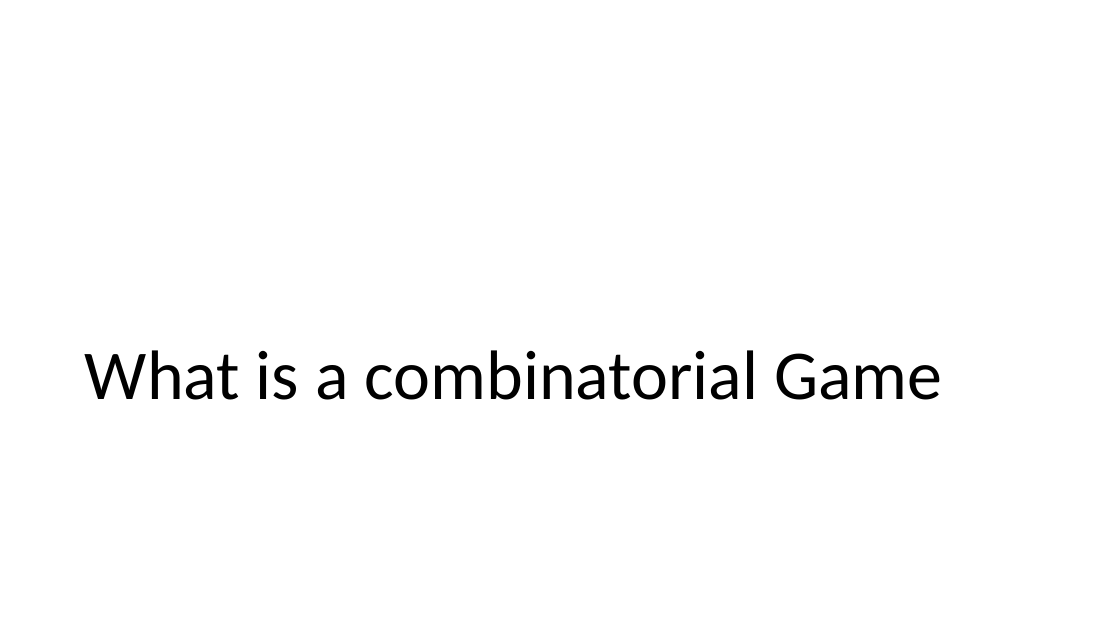
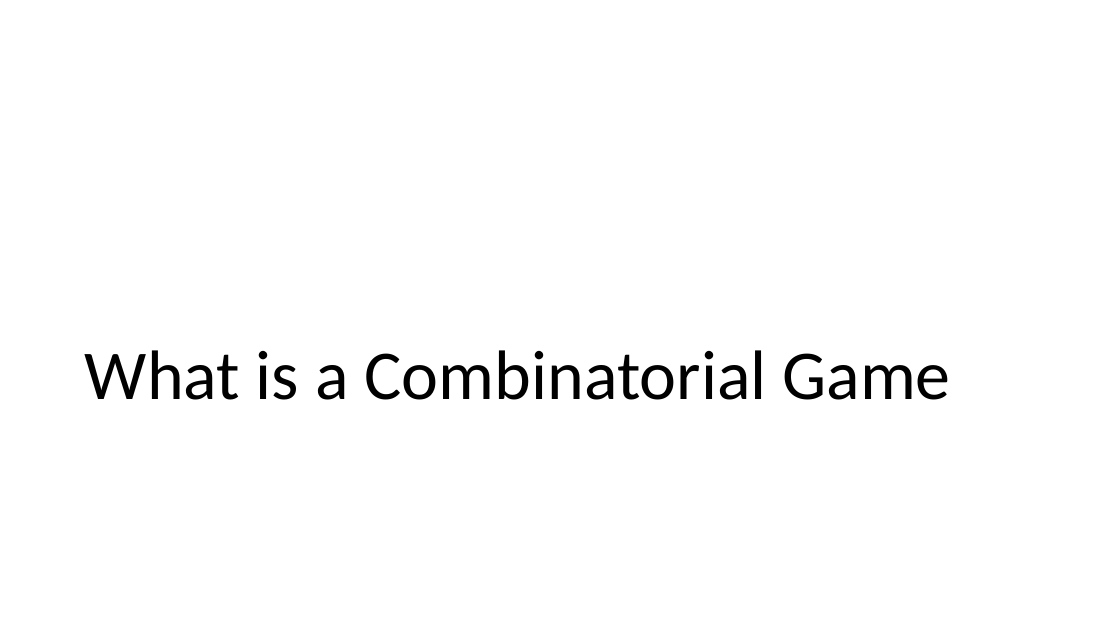
Before and after one commit to EzraSkwarka/Math-Capstone, a slide deck: slide 3 of Presentation/Mat Cap draft.pptx. Drawn at 1120x630 pixels with LibreOffice and Linux fonts; fonts in the diff are those of the drawing. Boxes give left, top, right and bottom in pixels: in the first picture for what was removed or moved away, otherwise in the second. Text is boxed around its words. In the diff, an @@ line names an element or a change of style, - is before the commit and + after.

```diff
--- a/Presentation/Mat Cap draft.pptx
+++ b/Presentation/Mat Cap draft.pptx
@@ title at box(85, 350, 950, 400): text changed @@
-What is a combinatorial Game
+What is a Combinatorial Game
```
Also in this commit, not shown: 2 other slides changed.
